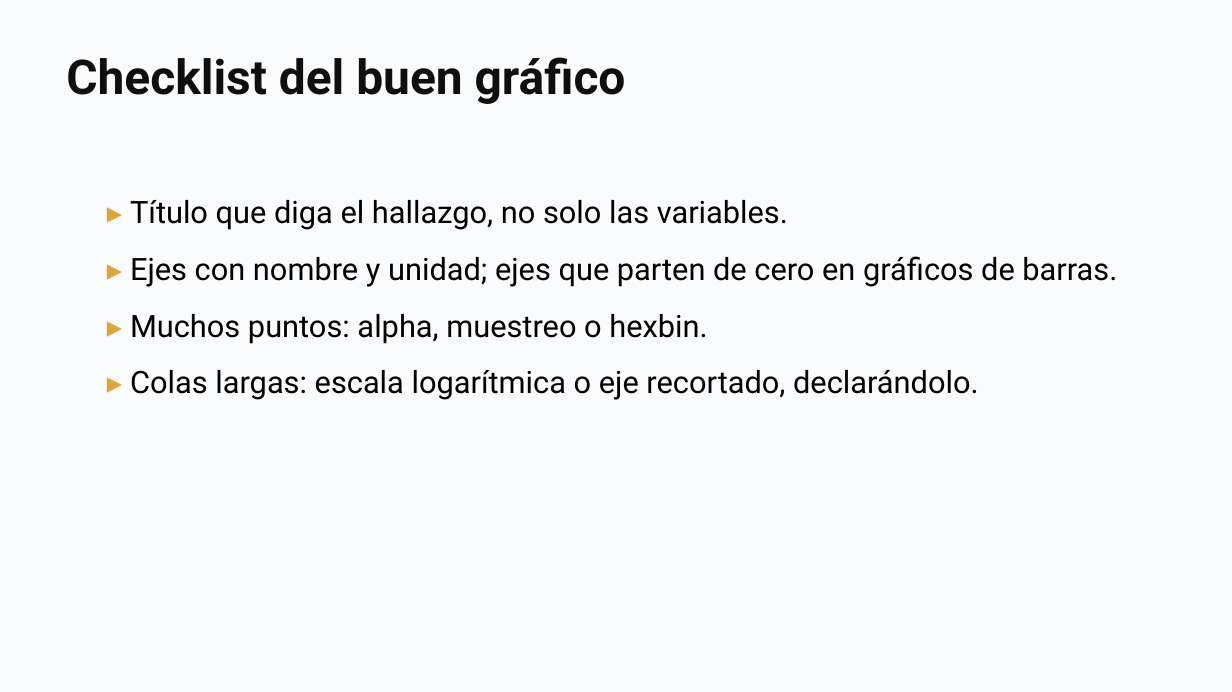
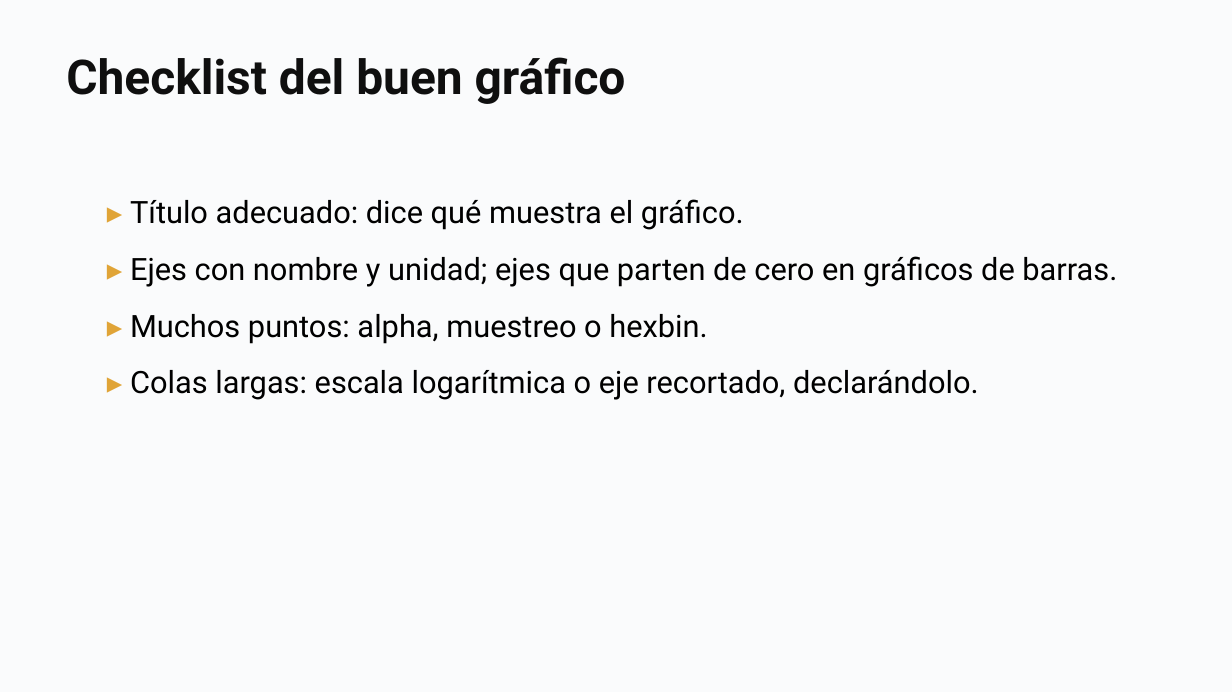
Before and after one commit to daniopitz/diplomado-cdd, a slide deck: slide 18 of presentaciones/clase04_regresion_multiple.pptx. Drawn at 1232x692 pixels with LibreOffice and Linux fonts; fonts in the diff are those of the drawing. Boxes give left, top, right and bottom in pixels: in the first picture for what was removed or moved away, otherwise in the second. Text is boxed around its words. In the diff, an @@ line names an element or a change of style, - is before the commit and + after.

```diff
--- a/presentaciones/clase04_regresion_multiple.pptx
+++ b/presentaciones/clase04_regresion_multiple.pptx
@@ text at (130,199,744,230): text changed @@
-▸ Título que diga el hallazgo, no solo las variables.
+▸ Título adecuado: dice qué muestra el gráfico.
```
Also in this commit, not shown: 1 other file.
